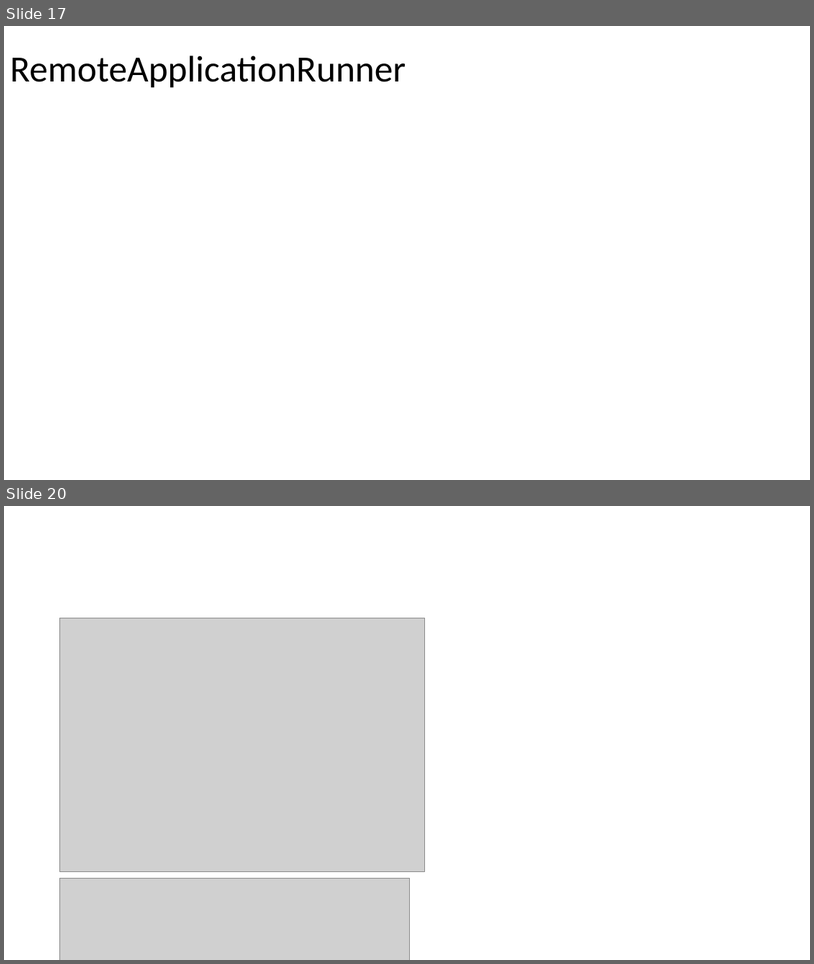
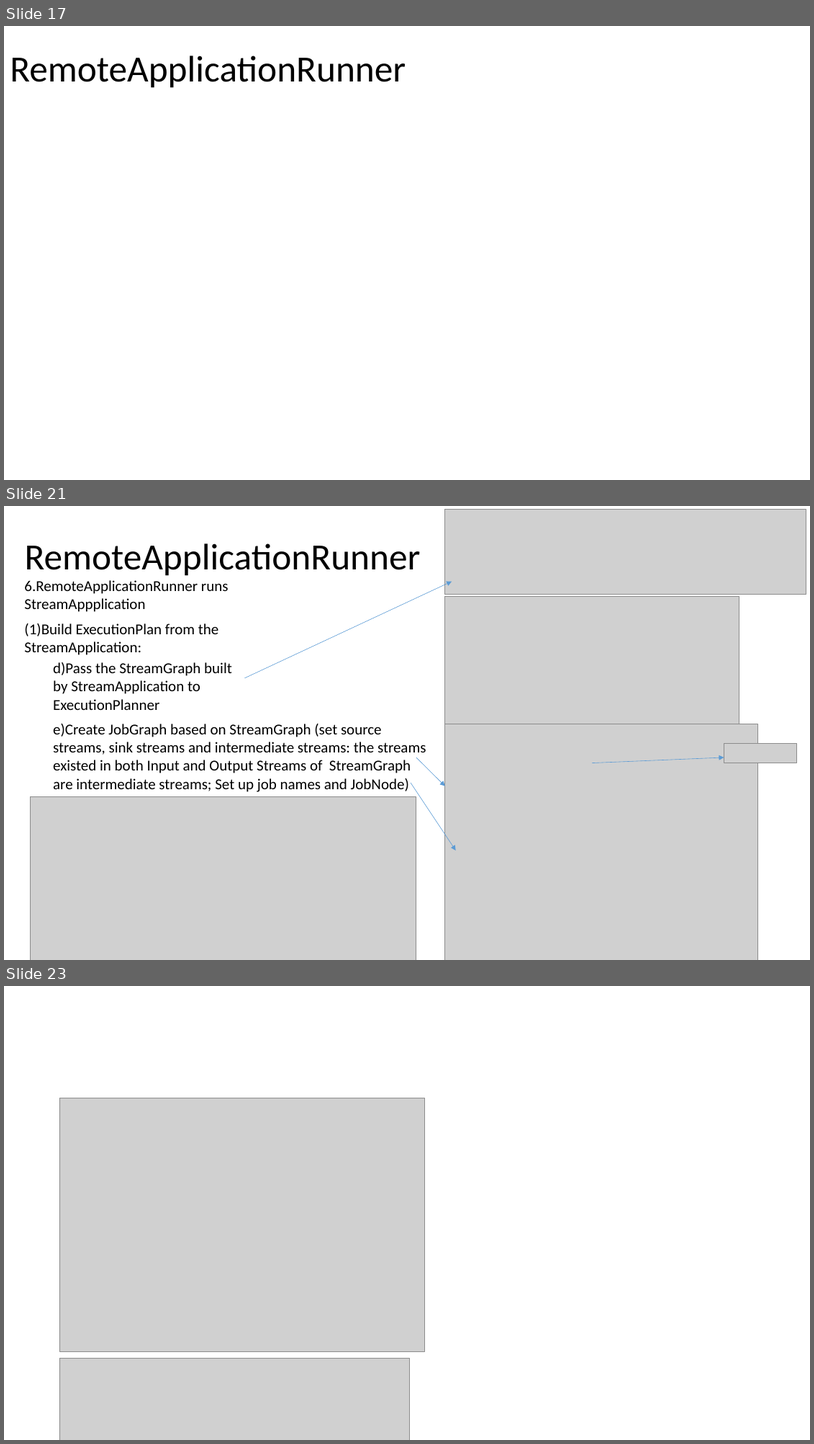
Before and after one commit to Swrrt/Samza-Documents, a slide deck: Documentation/SamzaStructure.pptx. Shown one above the other, each under a label of ours: slides 17 and 20 before the commit, slides 17, 21 and 23 after it; the slides between them are not shown. The pictures are 814x964 and 814x1444 pixels, drawn with LibreOffice and Linux fonts; fonts in the diff are those of the drawing; grey boxes stand for pictures. Boxes give left, top, right and bottom in pixels: in the first picture for what was removed or moved away, otherwise in the second. Text is boxed around its words. In the diff, an @@ line names an element or a change of style, - is before the commit and + after.

Commit message:
StreamGraph and ExecutionPlan

```diff
--- a/Documentation/SamzaStructure.pptx
+++ b/Documentation/SamzaStructure.pptx
@@ slide 21 added at (4,506,810,960), background #FFFFFF @@
@@ picture added at (445,510,807,595) @@
@@ title added at (25,543,421,576), 44 pt, text #000000 @@
+RemoteApplicationRunner
@@ text added at (24,580,229,612), 18 pt, text #000000 @@
+6.RemoteApplicationRunner runs StreamAppplication
@@ arrow added from (244, 678) to (453, 582), #5B9BD5 0.5 pt @@
@@ picture added at (445,596,740,728) @@
@@ text added at (24,623,219,655), 18 pt, text #000000 @@
+(1)Build ExecutionPlan from the StreamApplication:
@@ text added at (53,662,232,710), 18 pt, text #000000 @@
+d)Pass the StreamGraph built by StreamApplication to ExecutionPlanner
@@ text added at (53,723,426,792), 18 pt, text #000000 @@
+e)Create JobGraph based on StreamGraph (set source streams, sink streams and intermediate streams: the streams existed in both Input and Output Streams of StreamGraph are intermediate streams; Set up job names and JobNode)
@@ picture added at (445,723,759,960) @@
@@ picture added at (725,743,797,763) @@
@@ arrow added from (417, 757) to (445, 786), #5B9BD5 0.5 pt @@
@@ arrow added from (593, 763) to (725, 757), #5B9BD5 0.5 pt @@
@@ arrow added from (411, 782) to (456, 850), #5B9BD5 0.5 pt @@
@@ picture added at (30,797,417,960) @@
@@ what was slide 20 is now slide 23 @@
```
Also in this commit, not shown: 4 slides changed, 3 other slides added.
